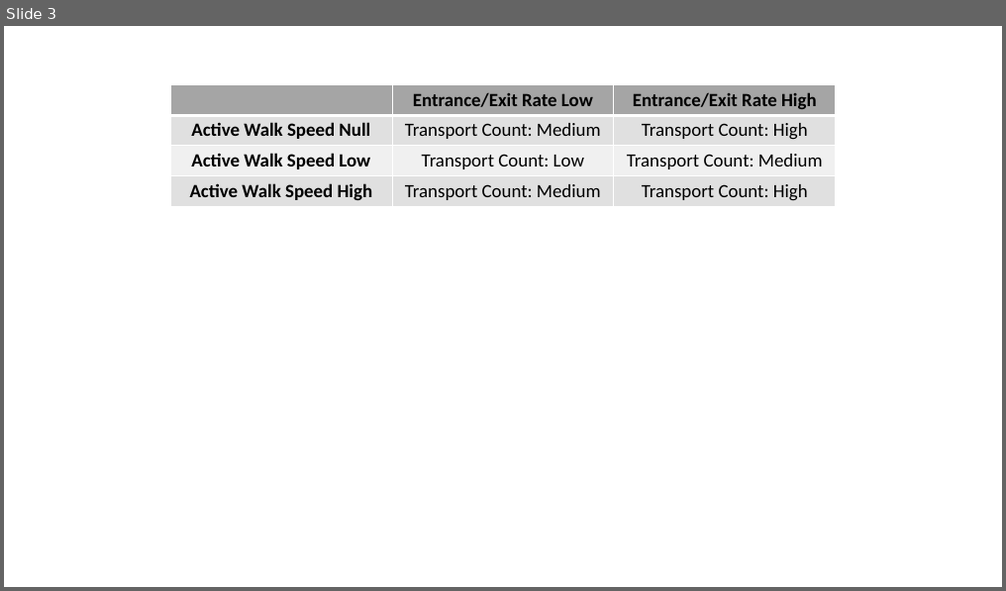
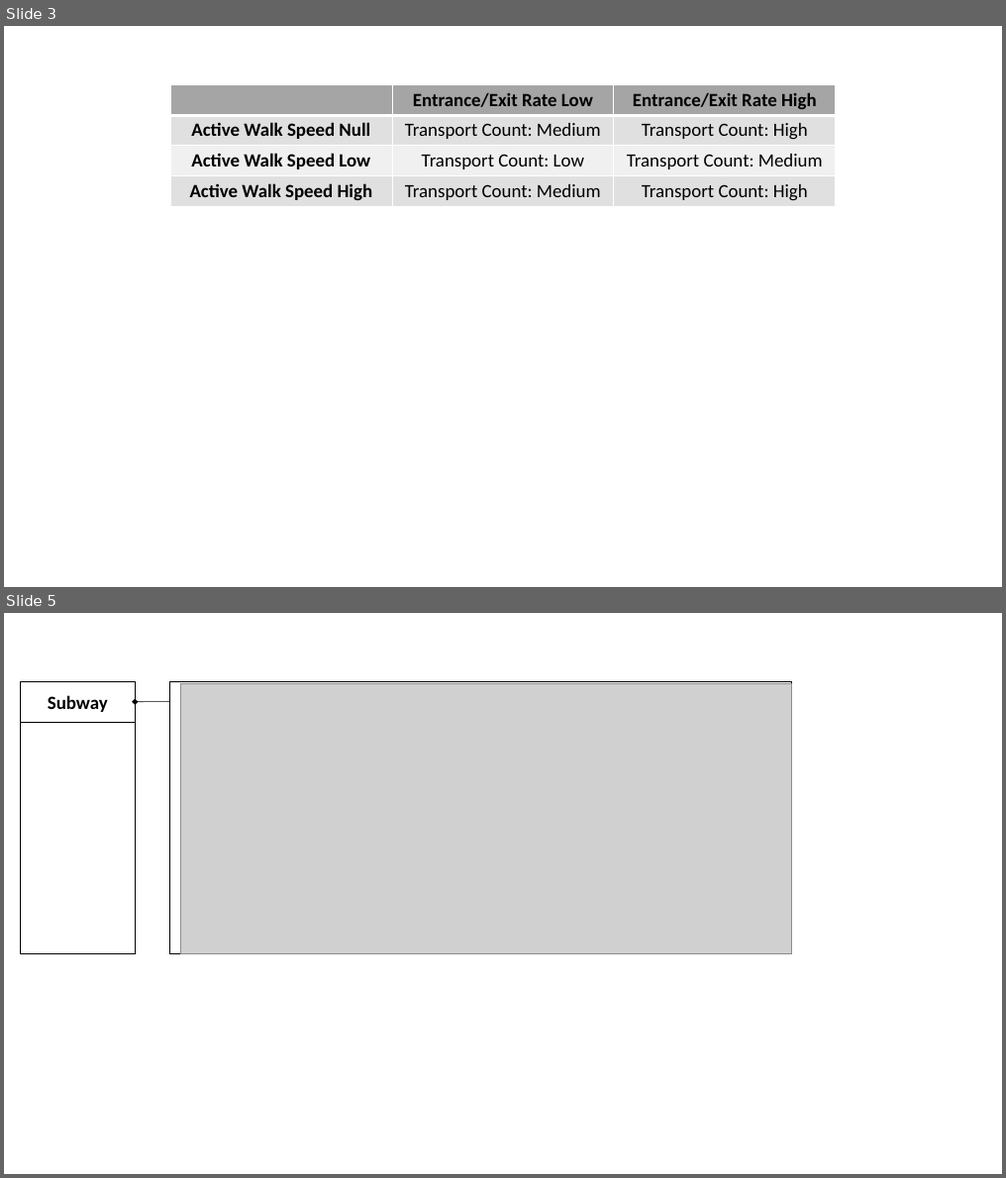
Before and after one commit to IDS6145-Fall2019/assignment1-rhyben94, a slide deck: images/Image-Bank.pptx. Shown one above the other, each under a label of ours: slide 3 before the commit, slides 3 and 5 after it; the slides between them are not shown. The pictures are 1006x591 and 1006x1178 pixels, drawn with LibreOffice and Linux fonts; fonts in the diff are those of the drawing; grey boxes stand for pictures. Boxes give left, top, right and bottom in pixels: in the first picture for what was removed or moved away, otherwise in the second. Text is boxed around its words. In the diff, an @@ line names an element or a change of style, - is before the commit and + after.

```diff
--- a/images/Image-Bank.pptx
+++ b/images/Image-Bank.pptx
@@ slide 5 added at (4, 613, 1002, 1174), background #FFFFFF @@
@@ rectangle added at (21, 682, 135, 955), outline #000000 1 pt @@
@@ rectangle added at (21, 682, 135, 722), outline #000000 1 pt, 18 pt, text #000000, bold @@
+Subway
@@ rectangle added at (170, 682, 792, 955), outline #000000 1 pt @@
@@ picture added at (181, 683, 792, 954) @@
@@ arrow added from (170, 702) to (135, 702), #000000 0.5 pt @@
```
Also in this commit, not shown: 2 slides changed, 4 other slides added, 2 slides removed, 7 other files.
